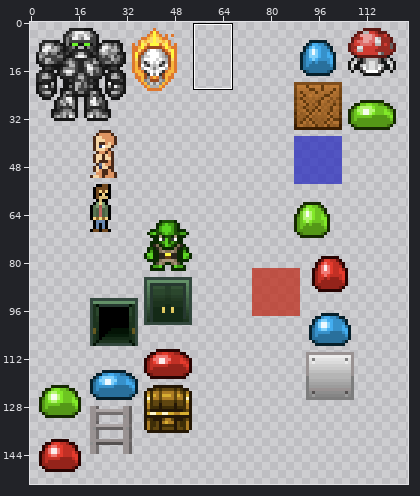
Two versions of one sprite sheet, loveapp/resources/sprites/spritesheet.png. Above, an overview of the earlier version with the close-up marked.
Close-up. Old version:
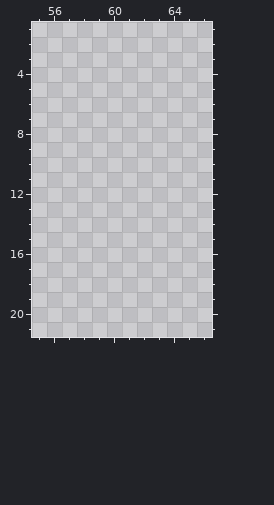
The file is 512x512 pixels. Pixels under 10% opacity are left out. Colours within 5 levels of each other are drawn and written as one. Shown: x 55..66, y 1..21. The old version is drawn lined up with the new one. The wide view leaves out empty margins. The commit also changed other parts of the picture, which this record leaves out.
Palette (. is transparent): 
And afterwards:
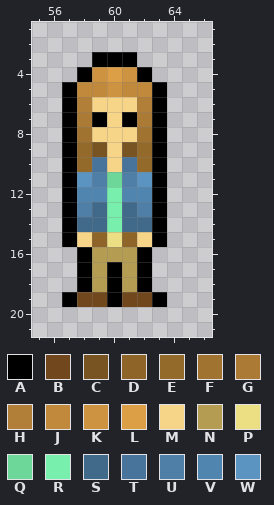
Colours new in this view: A #000000  B #71481e  C #785422  D #8e6429  E #946a2b  F #a07331  G #ab7a34  H #b17f37  J #c0893c  K #cd9340  L #dd9f46  M #f7d588  N #b49c52  P #ecde83  Q #6cd799  R #78efac  S #416a8a  T #48749b  U #4f7ea7  V #5085b0  W #5b93c1
Changes in this commit:
drawings rearranged on the sheet (the old picture shows each at its new place)
Changed rows in their new state; - is an unchanged pixel.
first column x 57:
 3 --AAA--
 4 -AKLKA-
 5 AJJKJJA
 6 AHMMMHA
 7 AGAMAGA
 8 AFMMMFA
 9 AECMCEA
10 AETMTEA
11 AWUQUWA
12 AVVRVVA
13 AUSRSUA
14 ASSRSSA
15 AMDPDMA
16 -ANNNA-
17 -ANANA-
18 -ANANA-
19 ABBABBA
Boxes around the changes in both close-ups, in picture pixels (x1, y1, x2, y2):
added: (62, 52, 167, 307)
